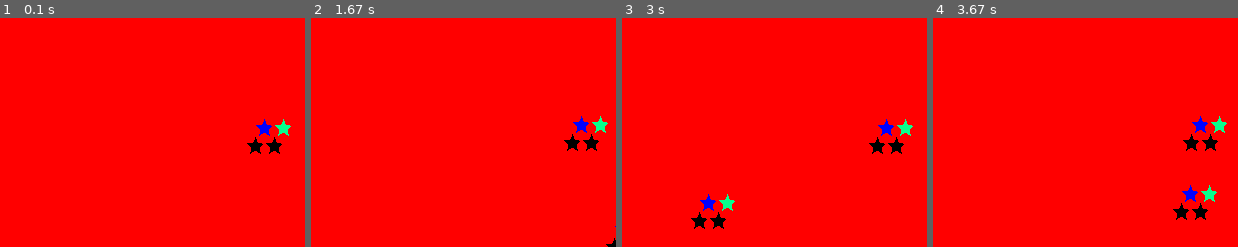
Above: before the commit, frames 1-4 (left to right).
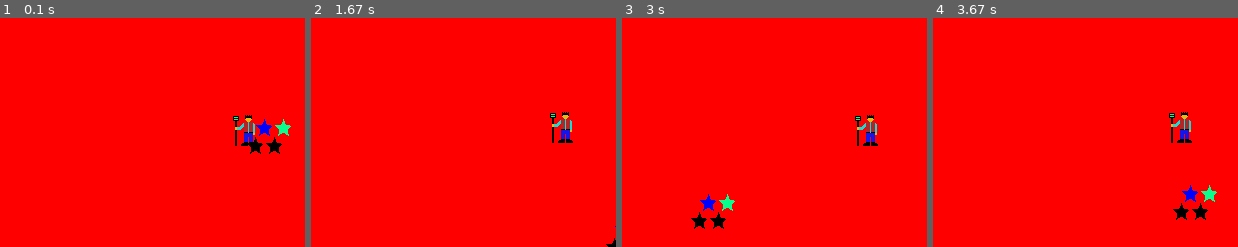
Above: after the commit, the same moments.

Repository: unidavemeyer/pygame-rpg
Game: pygame game, started from example.py
Same seed, same stepped clock (60 frames per second), same inputs: the game is played once before the commit and once after it.
Inputs (mouse positions are % of the whole screen's width and height, from its top left):
- Up to frame 1 (0.1 s): no input
- Up to frame 2 (1.67 s): hold Right 0.33-0.8 s; move the mouse to (48, 56) at 0.37 s; hold Up 0.83-1.13 s; move the mouse to (19, 75) at 0.87 s; hold Right 1.17-1.63 s; move the mouse to (60, 73) at 1.2 s
- Up to frame 3 (3 s): hold Left 1.67-2.2 s; move the mouse to (18, 31) at 1.7 s; hold Down 2.23-2.53 s; move the mouse to (86, 15) at 2.27 s; hold Left 2.57-2.97 s; move the mouse to (22, 67) at 2.6 s
- Up to frame 4 (3.67 s): hold Up 3-3.37 s; move the mouse to (13, 48) at 3.03 s; hold Right from 3.4 s (still down); move the mouse to (50, 65) at 3.43 s
The pictures show only the part of the screen within x 14-64%, y 30-80%; the shares and areas given below are measured in that part.

The runs differ from the first frame. In frame 1, 0.5% of the frame differs, in the area x 76-84%, y 42-56%; in frame 2, 1.2%, in the area x 78-98%, y 41-59%; in frame 3, 1.2%; in frame 4, 1.2%.

Commit message:
Put in a plan, use the guy
Next up is really organizing things in a better way, at least first pass,
and doing something better with input (key held = move that way constantly).

After that, we'll want to look into rectangles and making collisions/boundaries
work properly.  Whee!

Diff:
--- a/example.py
+++ b/example.py
@@ -39,8 +39,9 @@
 # load up an image
 
 surfStars = pygame.image.load('stars.png')
+surfGuy = pygame.image.load('guy.png')
 posStars = (320, 240)
-posStarsMouse = posStars
+posGuy = posStars
 
 # set up a couple of fonts so we can render text
 
@@ -68,20 +69,20 @@
 
 		elif event.type == pygame.KEYDOWN:
 			if event.key == pygame.K_LEFT:
-				posStars = ((posStars[0] + 637) % 640, posStars[1])
+				posGuy = ((posGuy[0] + 637) % 640, posGuy[1])
 			elif event.key == pygame.K_RIGHT:
-				posStars = ((posStars[0] + 643) % 640, posStars[1])
+				posGuy = ((posGuy[0] + 643) % 640, posGuy[1])
 			elif event.key == pygame.K_UP:
-				posStars = (posStars[0], (posStars[1] + 477) % 480)
+				posGuy = (posGuy[0], (posGuy[1] + 477) % 480)
 			elif event.key == pygame.K_DOWN:
-				posStars = (posStars[0], (posStars[1] + 483) % 480)
+				posGuy = (posGuy[0], (posGuy[1] + 483) % 480)
 			elif event.key == pygame.K_ESCAPE:
 				pygame.event.post(pygame.event.Event(pygame.QUIT))
 			else:
 				iColor = (iColor + 1) % len(lColor)
 
 		elif event.type == pygame.MOUSEMOTION:
-			posStarsMouse = event.pos
+			posStars = event.pos
 
 	# redraw the things we want drawn
 
@@ -92,7 +93,7 @@
 
 	surfScreen.fill(lColor[iColor])
 	surfScreen.blit(surfStars, posStars)
-	surfScreen.blit(surfStars, posStarsMouse)
+	surfScreen.blit(surfGuy, posGuy)
 
 	# generate some text
 
--- /dev/null
+++ b/plan.txt
@@ -0,0 +1,23 @@
+Random thoughts:
+
+- should have global object to manage event dispatch, drawing
+- should have objects register themselves with the global
+- need to have two modes:  walk the world and combat
+- lists of updating/event handling/drawing objects should be in
+  prioritized lists so that we get the ordering right
+
+- math combat could be fast-as-you-can-go -- each right answer does damage
+- math combat could be answer as many in the time -- each right answer incs dmg
+- math combat could be chosen per weapon
+- punchline for combat is that the weapon should be in charge of events
+
+- random events should always be bounded, and should have a computed/saved
+  value for them so that the player could theoretically discover the timing
+  of something interesting happening (think semi-rares from KoL)
+
+- level could be layout of index -> image mapping, with a map of indexes
+  showing the layout of the level.  Index could also map to passable,
+  impassable, damaging, encounter, etc.
+
+- enemies could be surprise or shown (lean towards latter, but may include
+  former as well or instead)
